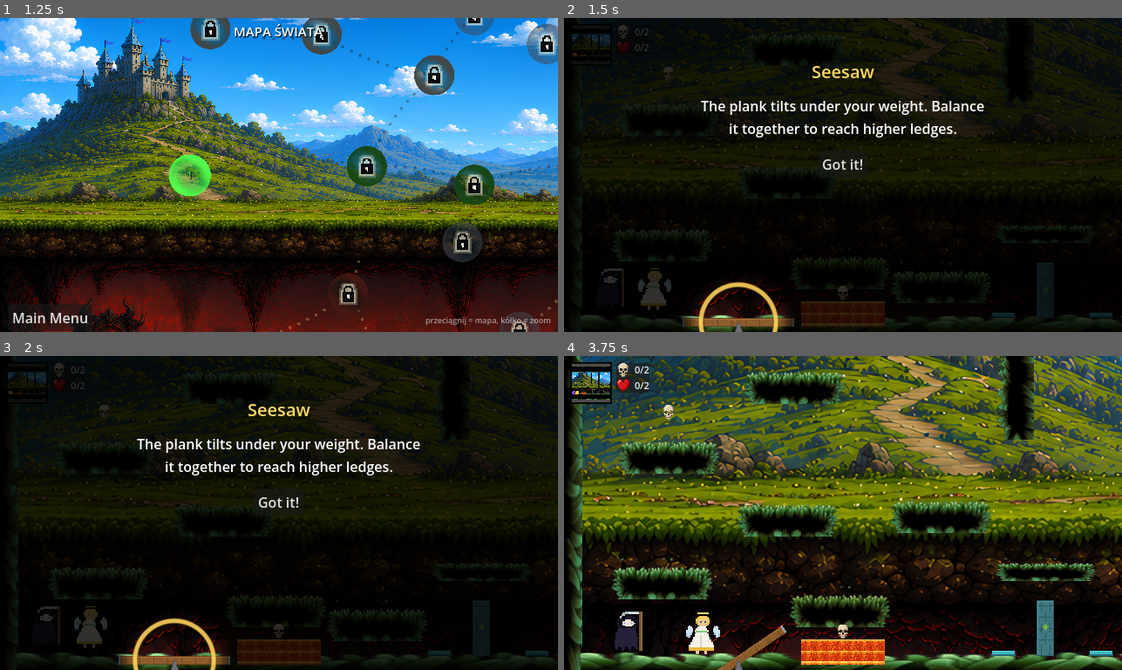
Above: before the commit, frames 1-4 (two rows, left to right).
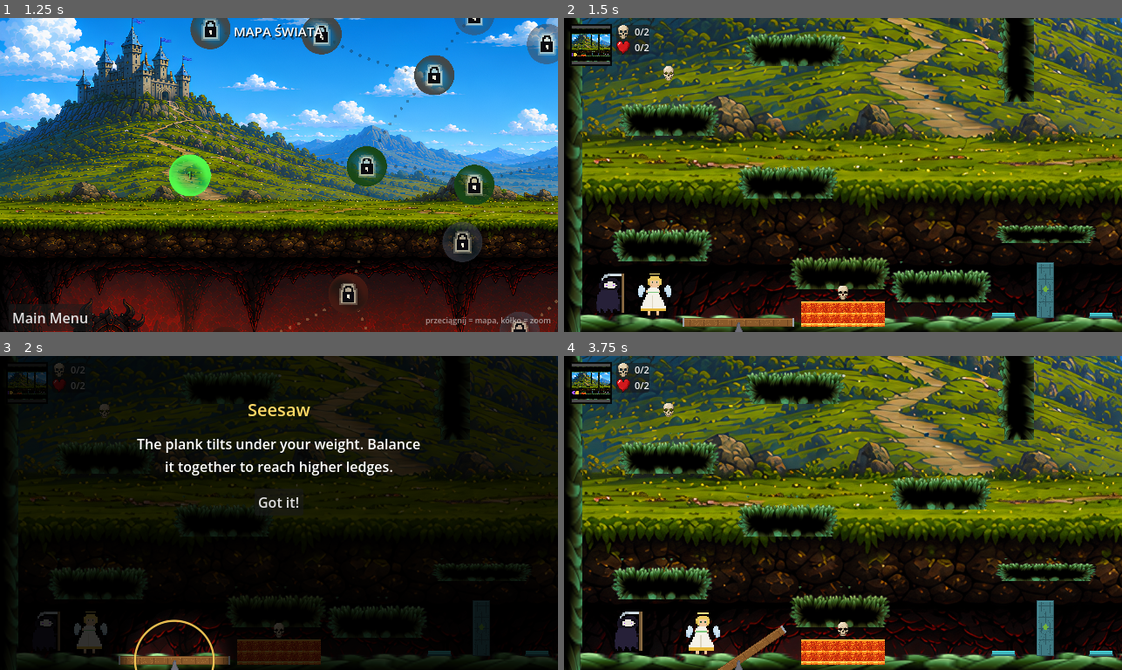
Above: after the commit, the same moments.

Repository: mionsek/life-death
Game: Godot game, scene res://scenes/ui/MainMenu.tscn
The game is run twice, just before and just after one commit, with the same random seed, the same clock (stepped at 60 frames per second) and the same inputs.
Inputs (mouse positions are in pixels of both pictures, inside the frame that each line leads up to):
- Up to frame 1 (1.25 s): click "Start Game" at 0.5 s
- Up to frame 2 (1.5 s): click "1" at 1.25 s
- Up to frame 3 (2 s): no input
- Up to frame 4 (3.75 s): click "Got it!" at 2 s; tap Enter (ui_accept) at 2.75, 3.02, 3.32 s; move the mouse to (965, 497) at 2.77 s; hold Right (ui_right) 2.78-3.5 s; hold Shift 2.78-3.5 s; click (965, 497) at 2.92 s; drag from (731, 528) to (843, 648) at 3.52 s

Frame 1 is identical in both runs. In frame 2, 68% of the frame differs, in the area x 0-100%, y 0-100%; in frame 3, 0.9%; in frame 4, 3.0%.

Commit message:
fix: thinner spotlight ring; no lessons while a hero is airborne (023)
- Spotlight ring narrowed (smoothstep 0.6..2.2 instead of 1.5..4.5) — a
  delicate golden line instead of a thick band.
- Tutorials no longer fire while any hero is jumping or falling — pausing
  mid-air was jarring; the pending lesson waits for the next ground check.
  Tests: 132.

Co-Authored-By: Claude Fable 5 <noreply@anthropic.com>

Diff:
--- a/game/scripts/systems/tutorial_manager.gd
+++ b/game/scripts/systems/tutorial_manager.gd
@@ -124,6 +124,8 @@
 	if _timer > 0.0:
 		return
 	_timer = CHECK_INTERVAL
+	if not _heroes_grounded():
+		return
 	var view := _view_rect()
 	for entry in _pending:
 		var node: Node = entry.node
@@ -136,6 +138,17 @@
 			break
 	_pending = _pending.filter(
 		func(e): return is_instance_valid(e.node) and not was_seen(e.type))
+
+
+# Pausing mid-jump is jarring — no lesson fires while any hero is airborne;
+# the pending obstacle simply waits for the next check after landing.
+func _heroes_grounded() -> bool:
+	for hero in _heroes:
+		if not is_instance_valid(hero):
+			continue
+		if hero is CharacterBody2D and not hero.is_on_floor():
+			return false
+	return true
 
 
 # Whether any hero stands close enough to the obstacle for the lesson to
--- a/game/shaders/tutorial_spotlight.gdshader
+++ b/game/shaders/tutorial_spotlight.gdshader
@@ -14,7 +14,7 @@
 	float radius = hole_radius + sin(TIME * 3.0) * 3.0;
 	float dist = distance(UV * canvas_size, hole_center);
 	float shade = smoothstep(radius, radius + softness, dist);
-	float ring = 1.0 - smoothstep(1.5, 4.5, abs(dist - radius));
+	float ring = 1.0 - smoothstep(0.6, 2.2, abs(dist - radius));
 	vec3 gold = vec3(1.0, 0.82, 0.35);
 	COLOR = vec4(gold * ring, max(darkness * shade, ring * 0.9));
 }
--- a/game/tests/unit/test_tutorial_manager.gd
+++ b/game/tests/unit/test_tutorial_manager.gd
@@ -107,6 +107,22 @@
 	assert_true(TutorialManager._near_heroes(Vector2(9999, 9999)))
 
 
+func test_airborne_hero_blocks_lessons() -> void:
+	# A fresh CharacterBody2D has never touched a floor — counts as airborne.
+	var hero := CharacterBody2D.new()
+	add_child_autofree(hero)
+	TutorialManager._heroes = [hero] as Array[Node2D]
+	assert_false(TutorialManager._heroes_grounded(),
+		"a mid-air hero should postpone lessons")
+
+
+func test_non_body_heroes_count_as_grounded() -> void:
+	var hero := Node2D.new()
+	add_child_autofree(hero)
+	TutorialManager._heroes = [hero] as Array[Node2D]
+	assert_true(TutorialManager._heroes_grounded())
+
+
 func test_track_level_skips_seen_types() -> void:
 	TutorialManager.mark_seen("lava")
 	var root := Node2D.new()
